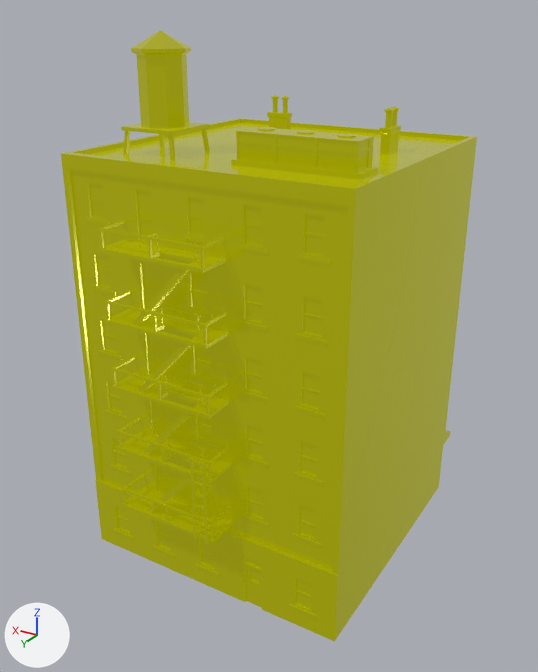
An edit to the glTF model public/models/building-block-5floor.glb, drawn before and after from the same camera.
The view is the same before and after, from a camera (50 mm lens) standing at (-16.5, 28.5, 24.3) and looking at (0.1, 0.9, 10.5). The axes (+X, +Y, +Z) are drawn at lower left. The lights are the same throughout. Where no turn or scale is listed for an object, it has been applied to the vertices.

The scene before the commit, as lines of its bpy script (objects in view):
```python
me_building_block_5floor = bpy.data.meshes.new('building-block-5floor')
me_building_block_5floor.from_pydata(...)  # 3433 vertices, 6168 faces; spans x -6.5..6.5, y -7.7..7.9, z 0.0..23.8
me_building_block_5floor.materials.append(mat_lowpoly_colors)
ob_building_block_5floor = bpy.data.objects.new('building-block-5floor', me_building_block_5floor)
ob_building_block_5floor.location = (0.0, 0.0, 0.0)
```
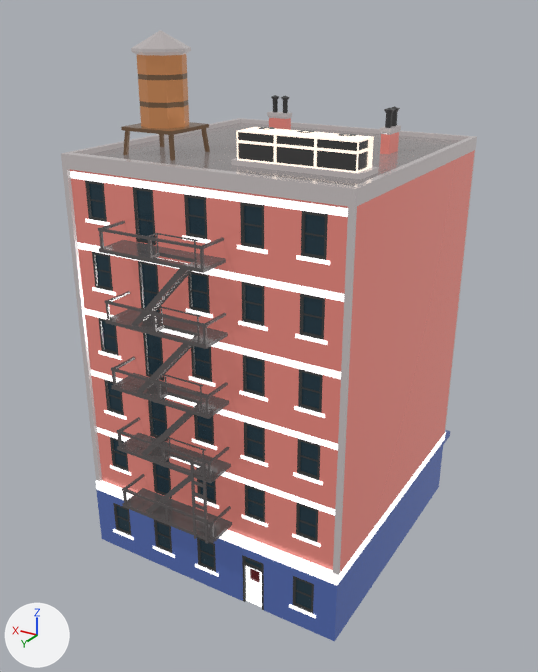
Location of each change, [x1, y1, x2, y2] in pixels of the pictures (538 x 672 px):
'building-block-5floor', recoloured: [61, 30, 477, 642] in both

What changed in the scene script:
```text
Add img_base:
    img_base = load_image('base', '_unpacked/base', 1024, 1024, 'sRGB')
Add mat_lowpoly_colors_001:
    mat_lowpoly_colors_001 = bpy.data.materials.new('LOWPOLY-COLORS.001')
    # uses the picture img_base
Change me_building_block_5floor:
    where me_building_block_5floor.from_pydata(...)  # 3433 vertices, 6168 faces; spans x -6.5..6.5, y -7.7..7.9, z 0.0..23.8
    remove me_building_block_5floor.materials.append(mat_lowpoly_colors)
    add me_building_block_5floor.materials.append(mat_lowpoly_colors_001)
```
